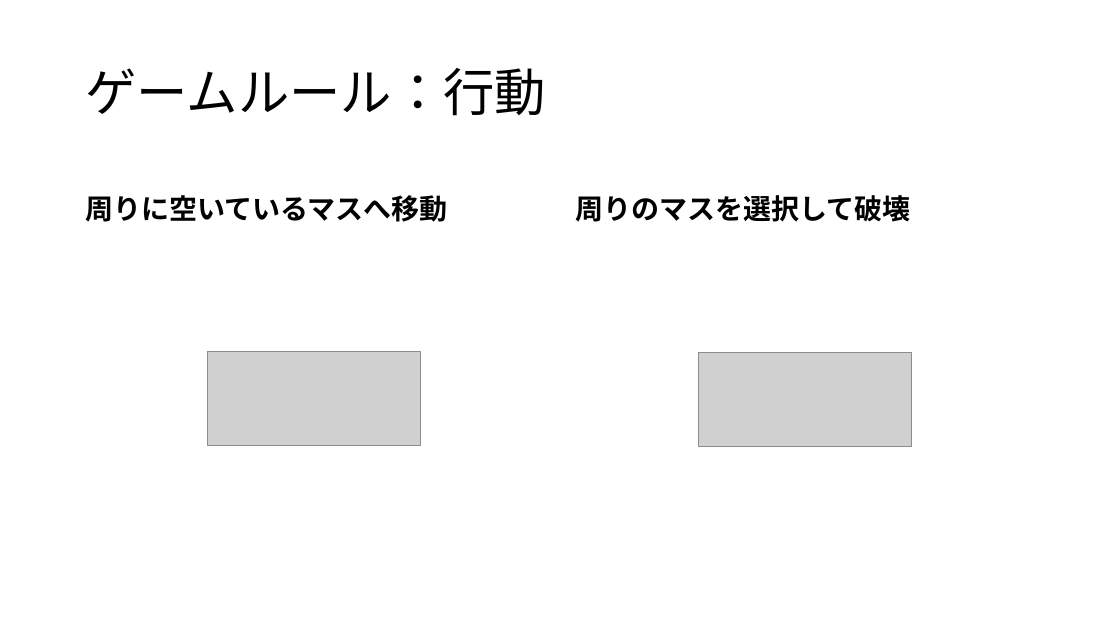
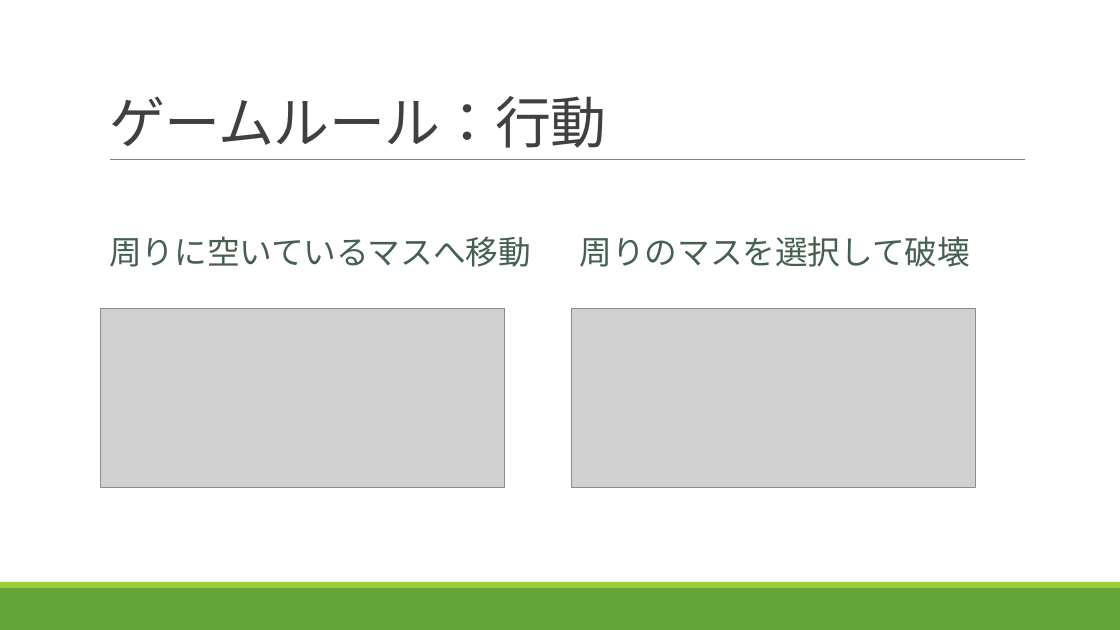
Before and after one commit to HikigayaHomaru/MyPortfolio, a slide deck: slide 4 of ヘクサチェス.pptx. Drawn at 1120x630 pixels with LibreOffice and Linux fonts; fonts in the diff are those of the drawing; grey boxes stand for pictures. Boxes give left, top, right and bottom in pixels: in the first picture for what was removed or moved away, otherwise in the second. Text is boxed around its words. In the diff, an @@ line names an element or a change of style, - is before the commit and + after.

```diff
--- a/ヘクサチェス.pptx
+++ b/ヘクサチェス.pptx
@@ title "ゲームルール：行動": place and size @@
-title "ゲームルール：行動" at [86,68,546,116]
+title "ゲームルール：行動" at [109,96,606,148]
@@ title "ゲームルール：行動" at [109,96,606,148]: size 44 to 48 pt, font Noto Sans CJK JP to Calibri, text colour #000000 to #404040, letter spacing 0 to -0.5 pt; line spacing 0.9 to 0.85; vertical alignment middle to bottom @@
@@ line added from (110, 160) to (1026, 160), #808080 0.5 pt @@
@@ text "周りに空いているマスへ移動" at [109,236,531,267]: size 24 to 28 pt, font Noto Sans CJK JP to Calibri, text colour #000000 to #455F51, bold off; more space between paragraphs; vertical alignment bottom to middle @@
@@ text "周りに空いているマスへ移動": place and size @@
-text "周りに空いているマスへ移動" at [86,195,448,222]
+text "周りに空いているマスへ移動" at [109,236,531,267]
@@ text "周りのマスを選択して破壊": place and size @@
-text "周りのマスを選択して破壊" at [575,195,910,222]
+text "周りのマスを選択して破壊" at [580,236,971,267]
@@ text "周りのマスを選択して破壊" at [580,236,971,267]: size 24 to 28 pt, font Noto Sans CJK JP to Calibri, text colour #000000 to #455F51, bold off; more space between paragraphs; vertical alignment bottom to middle @@
@@ picture: place and size @@
-picture at [208,351,421,445]
+picture at [101,308,505,487]
@@ picture: place and size @@
-picture at [698,352,912,446]
+picture at [571,308,975,487]
@@ rectangle added at [0,588,1120,630], fill #63A537 @@
@@ rectangle added at [0,582,1120,588], fill #99CB38 @@
```
Also in this commit, not shown: 4 other slides changed, 1 slide added, 6 other files.
